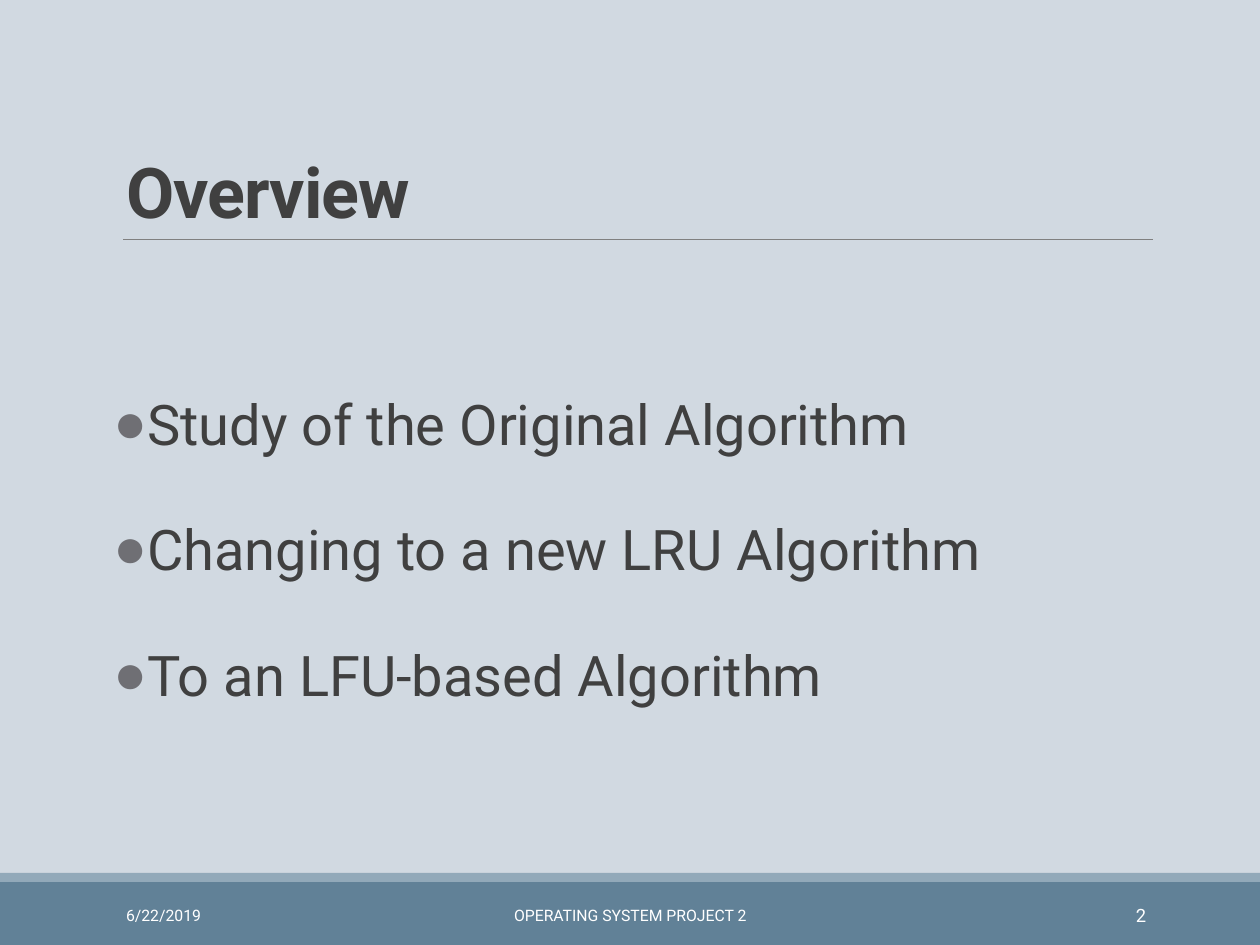
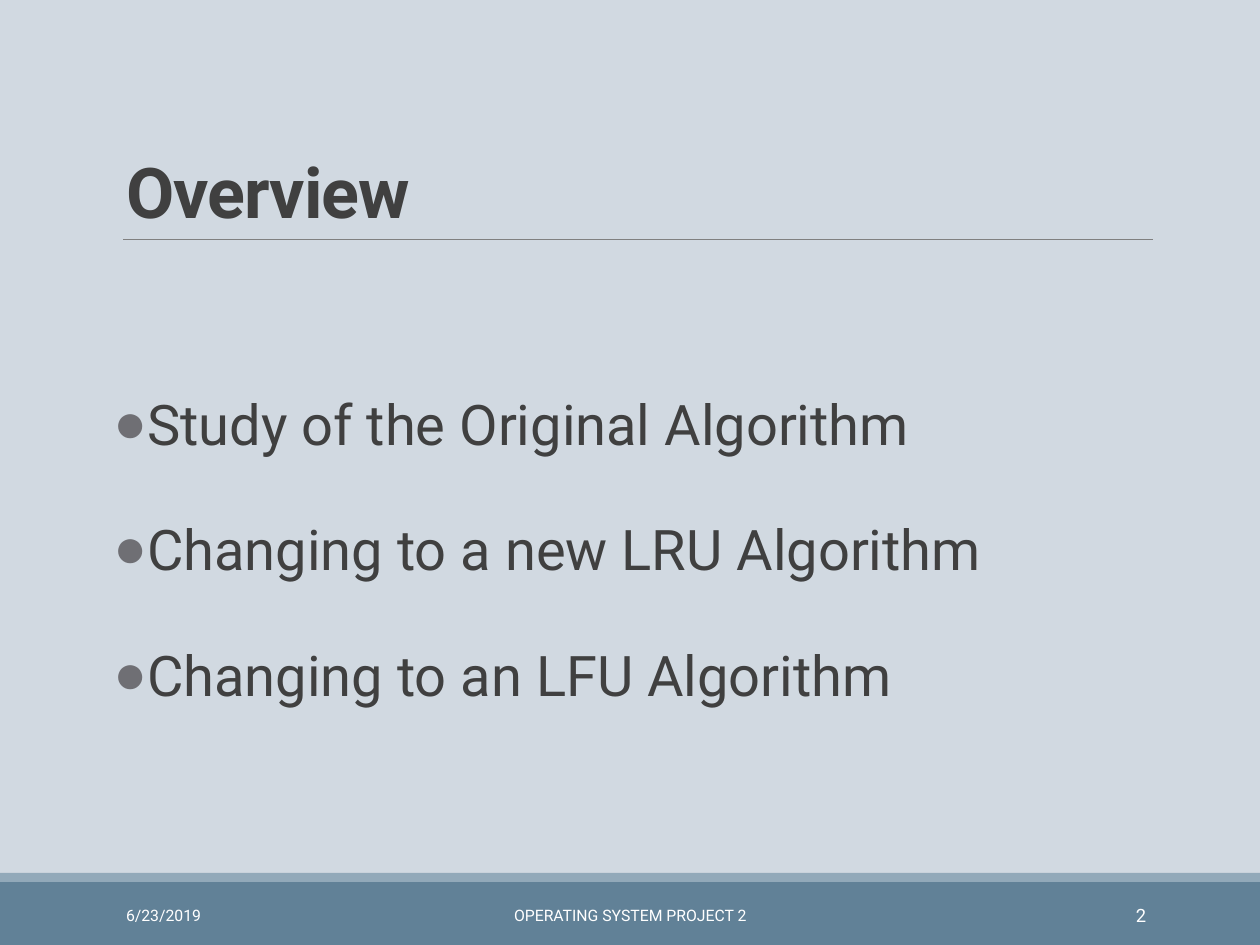
Before and after one commit to wzh99/OSProject, a slide deck: slide 2 of Project2/prj2pre.pptx. Drawn at 1260x945 pixels with LibreOffice and Linux fonts; fonts in the diff are those of the drawing. Boxes give left, top, right and bottom in pixels: in the first picture for what was removed or moved away, otherwise in the second. Text is boxed around its words. In the diff, an @@ line names an element or a change of style, - is before the commit and + after.

```diff
--- a/Project2/prj2pre.pptx
+++ b/Project2/prj2pre.pptx
@@ text at (x1=147, y1=654, x2=891, y2=708): text changed @@
-● To an LFU-based Algorithm
+● Changing to an LFU Algorithm
@@ text at (x1=126, y1=909, x2=201, y2=922): text changed @@
-6/22/2019
+6/23/2019
```
Also in this commit, not shown: 32 other slides changed, 1 other file.
